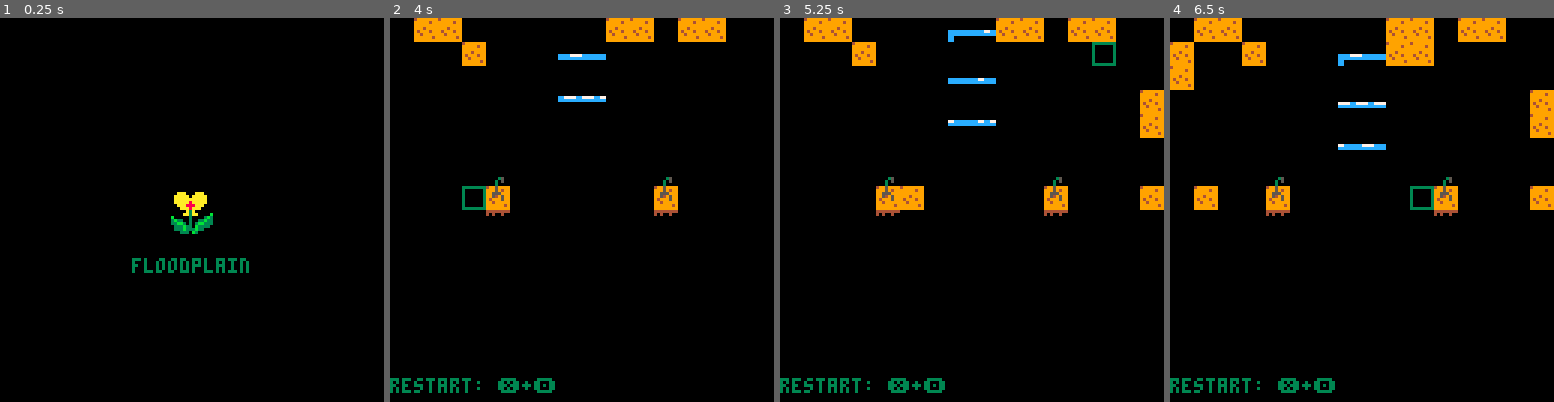
Above: before the commit, frames 1-4 (left to right).
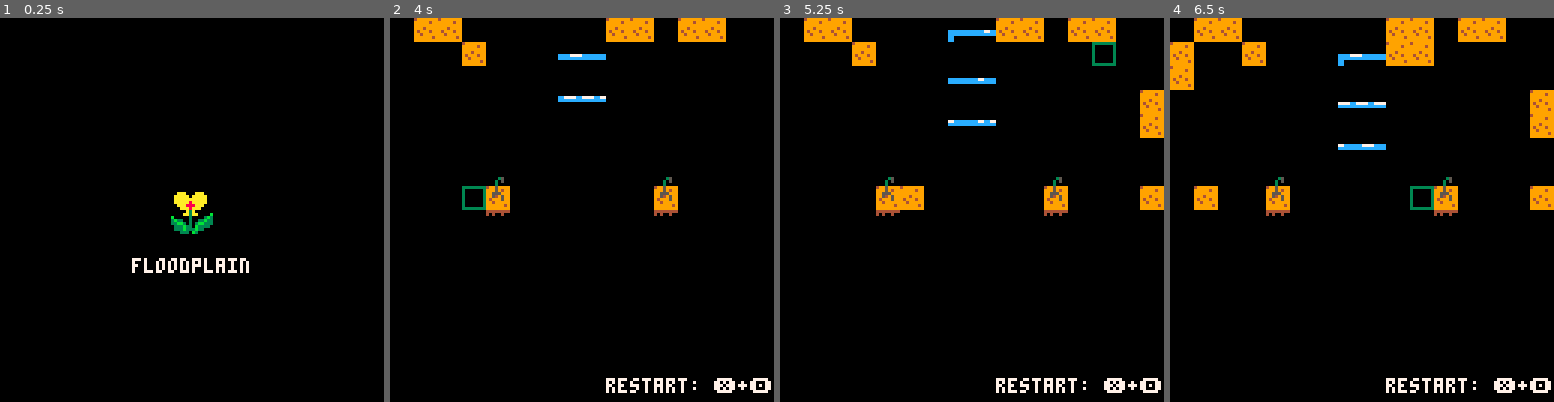
Above: after the commit, the same moments.

Repository: t-mw/herbarium
Game: PICO-8 cartridge ld38.p8
Same seed, same stepped clock (60 frames per second), same inputs: the game is played once before the commit and once after it.
Inputs:
- Up to frame 1 (0.25 s): no input
- Up to frame 2 (4 s): tap X (X key) at 0.33, 1.07, 1.85, 2.97 s; tap O (Z key) at 0.7, 1.7, 2.1, 2.5, 2.9, 3.3, 3.7 s; hold Right 1.6-2.1 s; hold Up 2.15-2.42 s; hold Right 2.47-3.03 s; hold Left 3.08-3.58 s; hold Down 3.63-3.97 s
- Up to frame 3 (5.25 s): hold Right 4.02-4.68 s; tap X (X key) at 4.08, 5.2 s; tap O (Z key) at 4.1, 4.5, 4.9 s; hold Up 4.73-5.03 s; hold Left from 5.08 s (still down)
- Up to frame 4 (6.5 s): tap O (Z key) at 5.3, 5.7, 6.1 s; release Left at 5.68 s; hold Down 5.73-6.03 s; hold Right from 6.08 s (still down); tap X (X key) at 6.32 s

The runs differ from the first frame. In frame 1, 0.6% of the frame differs, in the area x 34-65%, y 62-67%; in frame 2, 1.5%, in the area x 0-100%, y 93-98%; in frame 3, 1.5%; in frame 4, 1.5%.

Commit message:
Right-align debug message

Diff:
--- a/ld38.p8
+++ b/ld38.p8
@@ -572,18 +572,21 @@
   map(x, y, 0, 0, w, h)
 end
 
-function draw_restart_message(x, y)
+function draw_restart_message()
   local msg = ""
+  local x = 127
 
   if state_restarting then
     for i=1,flr(state_restart_countdown / 10) do
       msg = msg.."▥"
+      x -= 6
     end
   else
     msg = "restart: ❎+🅾️"
-  end
-
-  print(msg, x, y)
+    x -= 55
+  end
+
+  print(msg, x, 120, 7)
 end
 
 function draw_flower(scale)
@@ -621,7 +624,7 @@
     draw_cell(state_cell_x, state_cell_y, 8)
   end
 
-  draw_restart_message(0, 120)
+  draw_restart_message()
 
   if state_mode == game_mode.start then
     cls()
